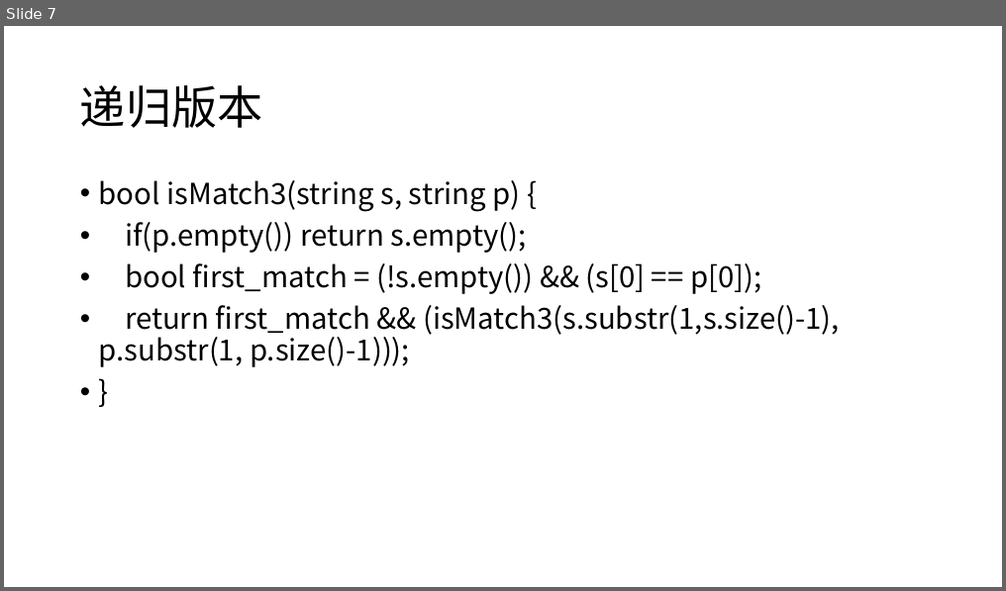
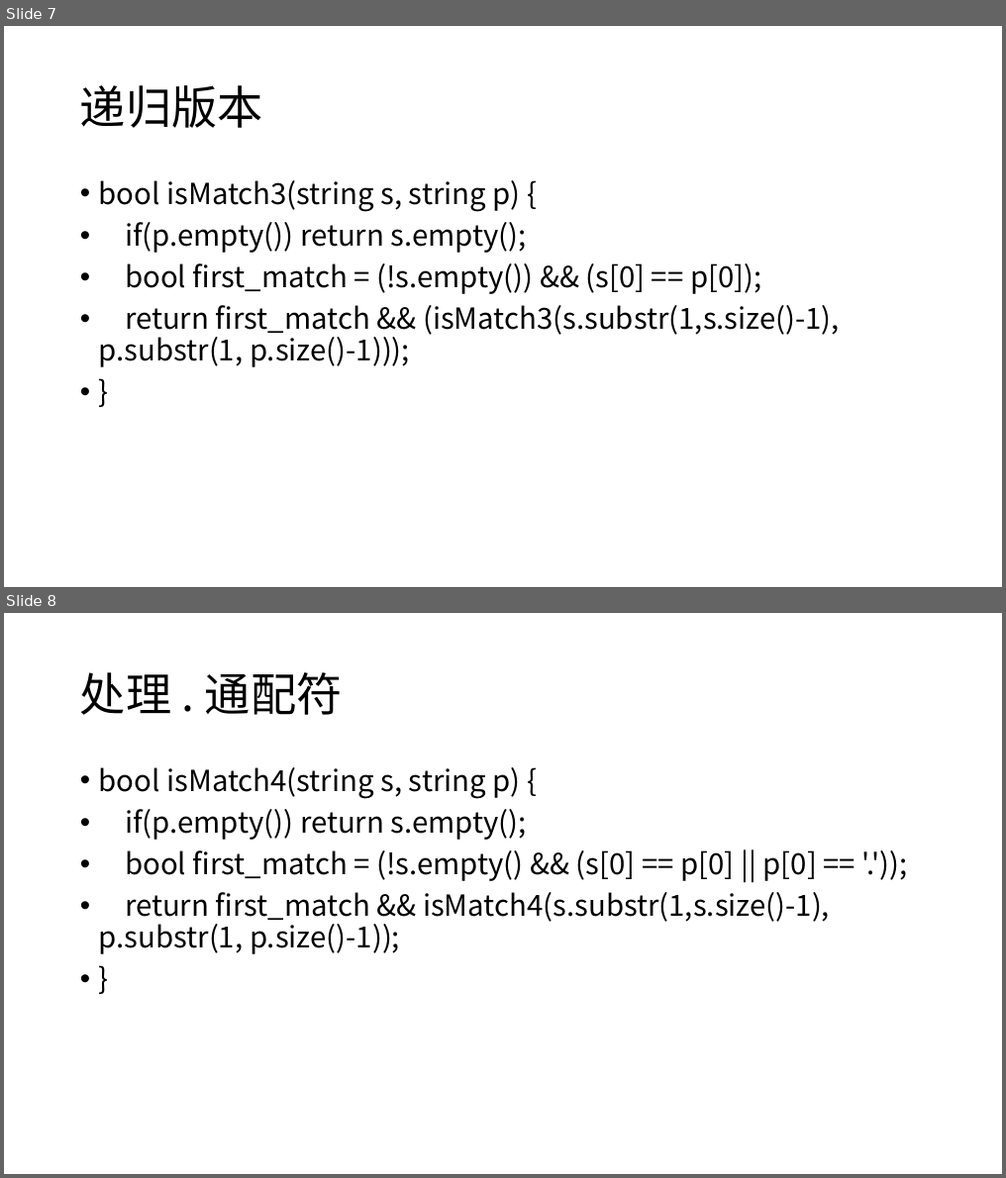
Before and after one commit to CR7dongfeng/my_leetcode, a slide deck: PPTs/10-正则表达式.pptx. Shown one above the other, each under a label of ours: slide 7 before the commit, slides 7 and 8 after it. The pictures are 1006x591 and 1006x1178 pixels, drawn with LibreOffice and Linux fonts; fonts in the diff are those of the drawing. Boxes give left, top, right and bottom in pixels: in the first picture for what was removed or moved away, otherwise in the second. Text is boxed around its words. In the diff, an @@ line names an element or a change of style, - is before the commit and + after.

```diff
--- a/PPTs/10-正则表达式.pptx
+++ b/PPTs/10-正则表达式.pptx
@@ slide 8 added at [4,613,1002,1174], background #FFFFFF @@
@@ title added at [80,672,343,715], 44 pt, text #000000 @@
+处理 . 通配符
@@ text added at [99,767,830,955], 28 pt, text #000000 @@
+• bool isMatch4(string s, string p) {
+• if(p.empty()) return s.empty();
+• bool first_match = (!s.empty() && (s[0] == p[0] || p[0] == '.'));
+• return first_match && isMatch4(s.substr(1,s.size()-1), p.substr(1, p.size()-1));
+• }
```
Also in this commit, not shown: 5 other slides added.
